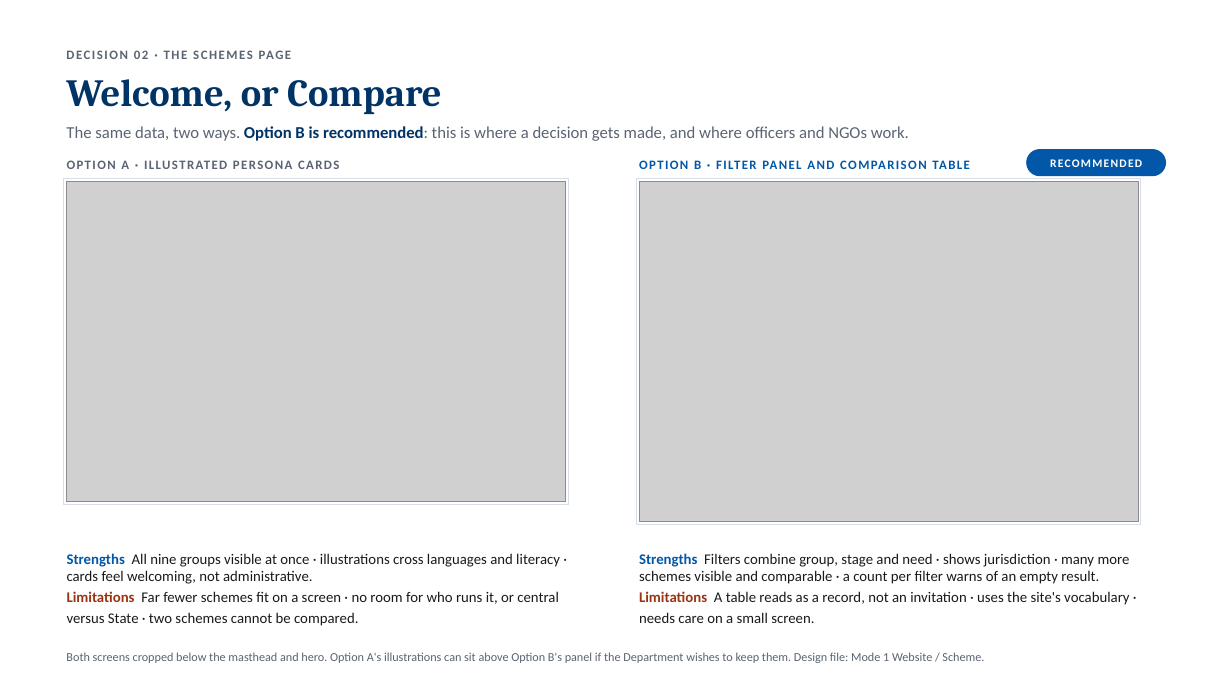
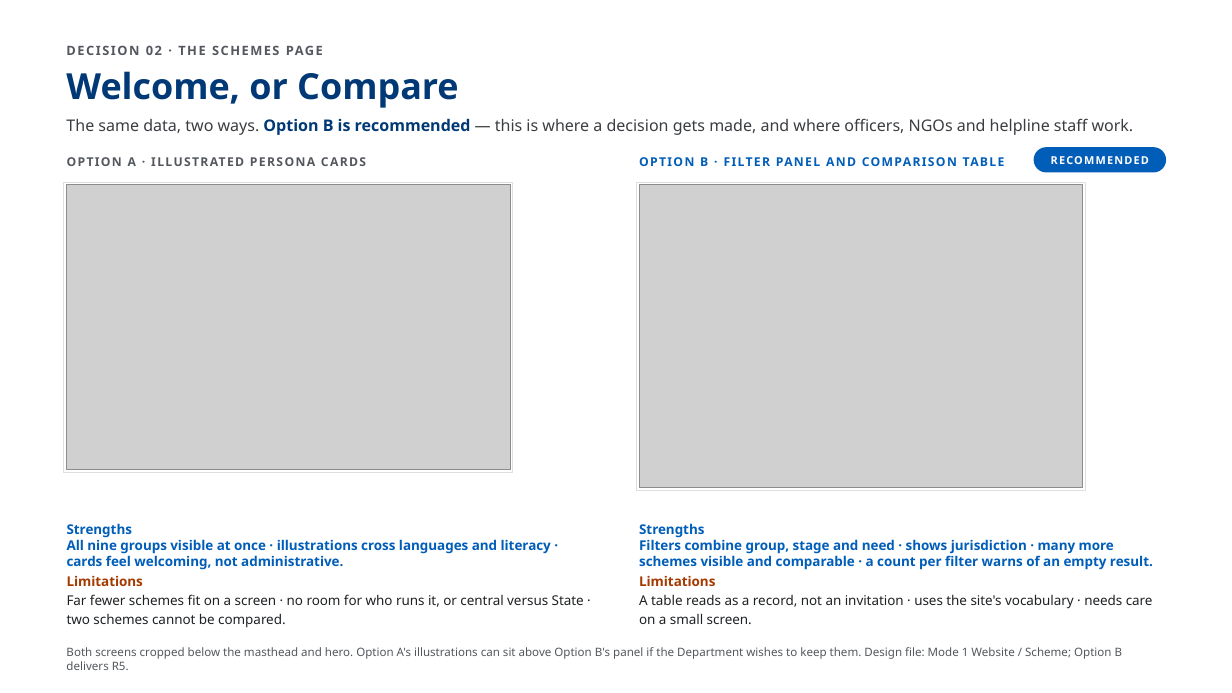
Before and after one commit to AkashShivanand/mosje, a slide deck: slide 4 of docs/plans/MoSJE-Persona-Scheme-Discovery.pptx (slide 13 before the commit). Drawn at 1232x693 pixels with LibreOffice and Linux fonts; fonts in the diff are those of the drawing; grey boxes stand for pictures. Boxes give left, top, right and bottom in pixels: in the first picture for what was removed or moved away, otherwise in the second. Text is boxed around its words. In the diff, an @@ line names an element or a change of style, - is before the commit and + after.

```diff
--- a/docs/plans/MoSJE-Persona-Scheme-Discovery.pptx
+++ b/docs/plans/MoSJE-Persona-Scheme-Discovery.pptx
@@ text "DECISION 02 · THE SCHEMES ..." at box(67, 41, 1165, 61): font Calibri to Noto Sans, text colour #5A6472 to #54585E @@
@@ text "Welcome, or Compare" at box(66, 71, 459, 108): size 30 to 28 pt, font Cambria to Noto Sans, text colour #003366 to #003975 @@
@@ text at box(66, 118, 1134, 135): text changed; size 13 to 12.5 pt; font Calibri to Noto Sans; text colour #5A6472 to #3A3D41 @@
-The same data, two ways. Option B is recommended: this is where a decision gets made, and where officers and NGOs work.
+The same data, two ways. Option B is recommended — this is where a decision gets made, and where officers, NGOs and helpline staff work.
@@ text "RECOMMENDED": place and size @@
-text "RECOMMENDED" at box(1027, 150, 1165, 176)
+text "RECOMMENDED" at box(1034, 148, 1165, 172)
@@ text "RECOMMENDED" at box(1034, 148, 1165, 172): size 9 to 8.5 pt, font Calibri to Noto Sans, letter spacing 1 to 0.9 pt @@
@@ rounded rectangle: place and size @@
-rounded rectangle at box(1027, 150, 1165, 176)
+rounded rectangle at box(1034, 148, 1165, 172)
@@ rounded rectangle at box(1034, 148, 1165, 172): fill #0257A8 to #005EB9; outline #0257A8 1 pt to #005EB9 1 pt @@
@@ text "OPTION A · ILLUSTRATED PERSONA ..." at box(128, 157, 136, 166): size 10 to 9.5 pt, font Calibri to Noto Sans, text colour #5A6472 to #54585E @@
@@ text "OPTION B · FILTER PANEL ..." at box(700, 157, 708, 166): size 10 to 9.5 pt, font Calibri to Noto Sans, text colour #0257A8 to #005EB9 @@
@@ rectangle: place and size @@
-rectangle at box(64, 178, 568, 505)
+rectangle at box(64, 182, 513, 472)
@@ rectangle at box(64, 182, 513, 472): outline #D8DEE7 0.75 pt to #DCDEE1 0.75 pt @@
@@ picture: place and size @@
-picture at box(67, 181, 566, 502)
+picture at box(67, 185, 510, 470)
@@ rectangle at box(637, 182, 1086, 490): outline #D8DEE7 0.75 pt to #DCDEE1 0.75 pt @@
@@ rectangle: place and size @@
-rectangle at box(637, 178, 1141, 524)
+rectangle at box(637, 182, 1086, 490)
@@ picture: place and size @@
-picture at box(640, 181, 1139, 521)
+picture at box(640, 185, 1083, 487)
@@ text at box(67, 523, 584, 628): text changed; size 11.5 to 10.5 pt; font Calibri to Noto Sans; text colour #1A1A1A to #1E2124 @@
-Strengths All nine groups visible at once · illustrations cross languages and literacy · cards feel welcoming, not administrative.
-Limitations Far fewer schemes fit on a screen · no room for who runs it, or central versus State · two schemes cannot be compared.
+Strengths
+All nine groups visible at once · illustrations cross languages and literacy · cards feel welcoming, not administrative.
+Limitations
+Far fewer schemes fit on a screen · no room for who runs it, or central versus State · two schemes cannot be compared.
@@ text at box(639, 523, 1153, 624): text changed; size 11.5 to 10.5 pt; font Calibri to Noto Sans; text colour #1A1A1A to #1E2124 @@
-Strengths Filters combine group, stage and need · shows jurisdiction · many more schemes visible and comparable · a count per filter warns of an empty result.
-Limitations A table reads as a record, not an invitation · uses the site's vocabulary · needs care on a small screen.
+Strengths
+Filters combine group, stage and need · shows jurisdiction · many more schemes visible and comparable · a count per filter warns of an empty result.
+Limitations
+A table reads as a record, not an invitation · uses the site's vocabulary · needs care on a small screen.
@@ text at box(66, 647, 1123, 670): text changed; size 9.5 to 9 pt; font Calibri to Noto Sans; text colour #5A6472 to #54585E @@
-Both screens cropped below the masthead and hero. Option A's illustrations can sit above Option B's panel if the Department wishes to keep them. Design file: Mode 1 Website / Scheme.
+Both screens cropped below the masthead and hero. Option A's illustrations can sit above Option B's panel if the Department wishes to keep them. Design file: Mode 1 Website / Scheme; Option B delivers R5.
```
Also in this commit, not shown: 6 other slides changed, 1 slide added, 12 slides removed, 4 other files.
